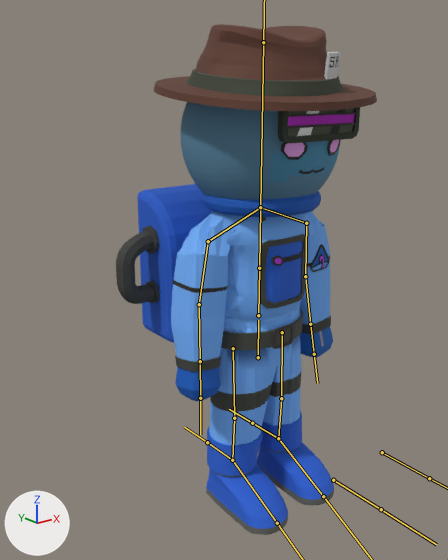
The FBX model ParatootherGame(WebGL)/Assets/Meshes/SpaceRider.fbx: old version first, new version second.
One viewpoint serves both versions: a 50 mm camera at (-8.57, -9.49, 5.8) aimed at (-0.55, 0.54, 1.79). The axes (+X, +Y, +Z) are drawn at lower left. The lights are the same throughout. Both versions are drawn at frame 1 of the action 'Armature.001|Cube.006Action'; the numbers are the values there. The bones that bend it are drawn over the model as lines.

Objects in the first picture: 'Cube.006', 'Head'.
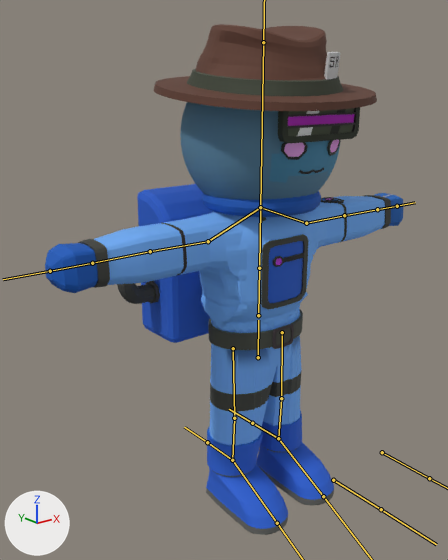
The edits, one by one:
Bone 'UpperArm.L' (bone_upperarm_l) turns from (70, 95, -13) to (0, 0, 0) degrees about its own x, y and z.
Bone 'LowerArm.L' (bone_lowerarm_l) turns from (0, -1, 11) to (0, 0, 0) degrees about its own x, y and z.
Bone 'UpperArm.R' (bone_upperarm_r) turns from (68, -94, 15) to (0, 0, 0) degrees about its own x, y and z.
Bone 'LowerArm.R' (bone_lowerarm_r) turns from (0, 1, -12) to (0, 0, 0) degrees about its own x, y and z.

Changed parts and their boxes (x1, y1, x2, y2) in the pictures (448 x 560 px):
'Cube.006', posed (37% wider)
    before: (116, 24, 377, 535)
    after: (45, 24, 403, 535)
bone 'UpperArm.L', root to tip
    before: (306, 223) to (305, 276)
    after: (306, 223) to (344, 215)
bone 'LowerArm.L', root to tip
    before: (305, 276) to (310, 324)
    after: (344, 215) to (377, 209)
bone 'UpperArm.R', root to tip
    before: (208, 241) to (199, 304)
    after: (208, 241) to (150, 251)
bone 'LowerArm.R', root to tip
    before: (199, 304) to (200, 361)
    after: (150, 251) to (92, 263)
